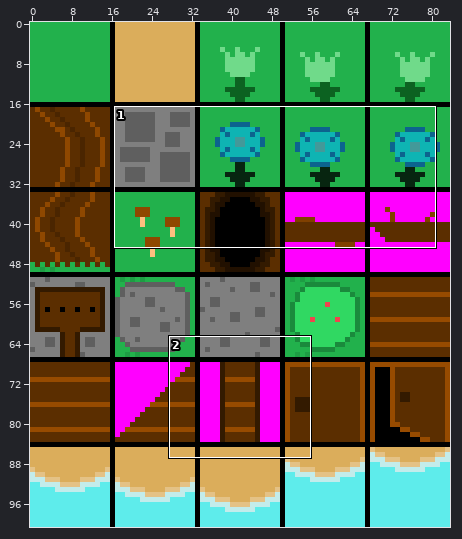
Two versions of one sprite sheet, Resources/CommonTileset.png. The first picture is a wide view before the edit; the outline marks the close-up.
Close-up. Before:
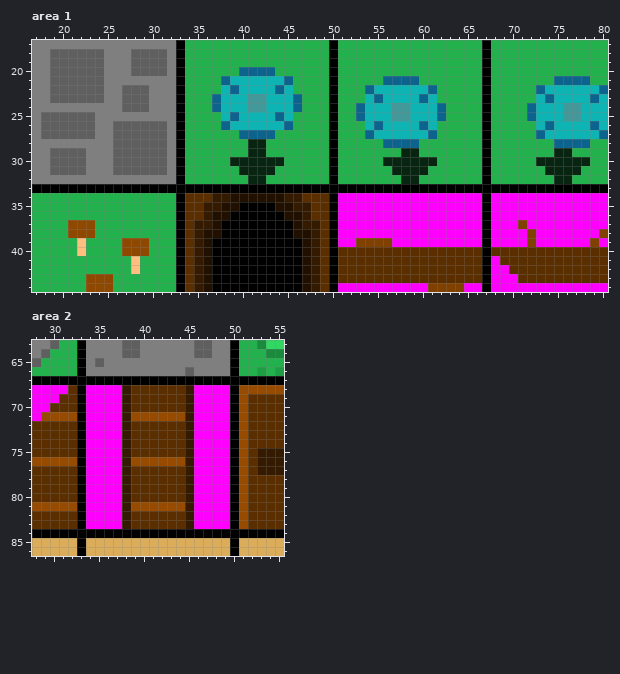
The file is 84x101 pixels. Colours within 5 levels of each other are drawn and written as one. Shown: area 1: x 17..80, y 17..44; area 2: x 28..55, y 63..86.
After the commit:
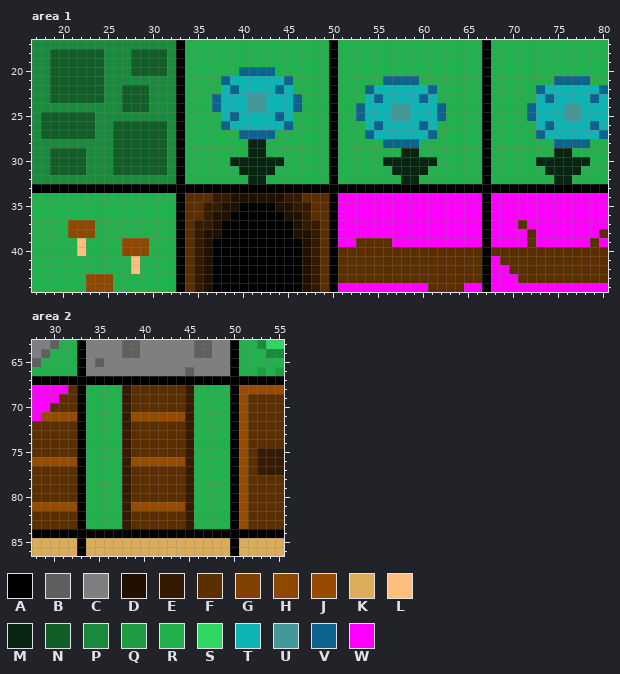
Palette (. is transparent): A #000000  B #5f5f5f  C #7f7f7f  D #211000  E #331a00  F #5b2e00  G #804000  H #8f4800  J #974b00  K #dbad5b  L #ffbf80  M #072510  N #125e29  P #1a8a3c  Q #1e9d44  R #22b14c  S #30d862  T #0eb4b3  U #439999  V #0c648e  W #ff00ff
The edit:
--- area 1
@@ x 17..34 @@
-17 CCCCCCCCCCCCCCCCAR
-18 CCBBBBBBCCCBBBBCAR
-19 CCBBBBBBCCCBBBBCAR
-20 CCBBBBBBCCCBBBBCAR
-21 CCBBBBBBCCCCCCCCAR
-22 CCBBBBBBCCBBBCCCAR
-23 CCBBBBBBCCBBBCCCAR
-24 CCCCCCCCCCBBBCCCAR
-25 CBBBBBBCCCCCCCCCAR
-26 CBBBBBBCCBBBBBBCAR
-27 CBBBBBBCCBBBBBBCAR
-28 CCCCCCCCCBBBBBBCAR
-29 CCBBBBCCCBBBBBBCAR
-30 CCBBBBCCCBBBBBBCAR
-31 CCBBBBCCCBBBBBBCAR
-32 CCCCCCCCCCCCCCCCAR
+17 PPPPPPPPPPPPPPPPAR
+18 PPNNNNNNPPPNNNNPAR
+19 PPNNNNNNPPPNNNNPAR
+20 PPNNNNNNPPPNNNNPAR
+21 PPNNNNNNPPPPPPPPAR
+22 PPNNNNNNPPNNNPPPAR
+23 PPNNNNNNPPNNNPPPAR
+24 PPPPPPPPPPNNNPPPAR
+25 PNNNNNNPPPPPPPPPAR
+26 PNNNNNNPPNNNNNNPAR
+27 PNNNNNNPPNNNNNNPAR
+28 PPPPPPPPPNNNNNNPAR
+29 PPNNNNPPPNNNNNNPAR
+30 PPNNNNPPPNNNNNNPAR
+31 PPNNNNPPPNNNNNNPAR
+32 PPPPPPPPPPPPPPPPAR
 33 AAAAAAAAAAAAAAAAAA
@@ x 51..80 @@
 36 WWWWWWWWWWWWWWWWAWWWWWWWWWWWWW
-37 WWWWWWWWWWWWWWWWAWWWGWWWWWWWWW
-38 WWWWWWWWWWWWWWWWAWWWWGWWWWWWWG
-39 WWGGGGWWWWWWWWWWAWWWWGWWWWWWGW
+37 WWWWWWWWWWWWWWWWAWWWFWWWWWWWWW
+38 WWWWWWWWWWWWWWWWAWWWWFWWWWWWWF
+39 WWFFFFWWWWWWWWWWAWWWWFWWWWWWFW
 40 FFFFFFFFFFFFFFFFAFFFFFFFFFFFFF
@@ x 59..66 @@
 43 FFFFFFFF
-44 WWGGGGWW
+44 WWFFFFWW
--- area 2
@@ x 28..55 @@
 67 AAAAAAAAAAAAAAAAAAAAAAAAAAAA
-68 WWWWFAWWWWEFFFFFFEWWWWAJJJJJ
-69 WWWFFAWWWWEFFFFFFEWWWWAJFFFF
-70 WWFFFAWWWWEFFFFFFEWWWWAJFFFF
-71 WJJJJAWWWWEJJJJJJEWWWWAJFFFF
-72 FFFFFAWWWWEFFFFFFEWWWWAJFFFF
-73 FFFFFAWWWWEFFFFFFEWWWWAJFFFF
-74 FFFFFAWWWWEFFFFFFEWWWWAJFFFF
-75 FFFFFAWWWWEFFFFFFEWWWWAJFEEE
-76 JJJJJAWWWWEJJJJJJEWWWWAJFEEE
-77 FFFFFAWWWWEFFFFFFEWWWWAJFEEE
-78 FFFFFAWWWWEFFFFFFEWWWWAJFFFF
-79 FFFFFAWWWWEFFFFFFEWWWWAJFFFF
-80 FFFFFAWWWWEFFFFFFEWWWWAJFFFF
-81 JJJJJAWWWWEJJJJJJEWWWWAJFFFF
-82 FFFFFAWWWWEFFFFFFEWWWWAJFFFF
-83 FFFFFAWWWWEFFFFFFEWWWWAJFFFF
+68 WWWWFARRRREFFFFFFERRRRAJJJJJ
+69 WWWFFARRRREFFFFFFERRRRAJFFFF
+70 WWFFFARRRREFFFFFFERRRRAJFFFF
+71 WJJJJARRRREJJJJJJERRRRAJFFFF
+72 FFFFFARRRREFFFFFFERRRRAJFFFF
+73 FFFFFARRRREFFFFFFERRRRAJFFFF
+74 FFFFFARRRREFFFFFFERRRRAJFFFF
+75 FFFFFARRRREFFFFFFERRRRAJFEEE
+76 JJJJJARRRREJJJJJJERRRRAJFEEE
+77 FFFFFARRRREFFFFFFERRRRAJFEEE
+78 FFFFFARRRREFFFFFFERRRRAJFFFF
+79 FFFFFARRRREFFFFFFERRRRAJFFFF
+80 FFFFFARRRREFFFFFFERRRRAJFFFF
+81 JJJJJARRRREJJJJJJERRRRAJFFFF
+82 FFFFFARRRREFFFFFFERRRRAJFFFF
+83 FFFFFARRRREFFFFFFERRRRAJFFFF
 84 AAAAAAAAAAAAAAAAAAAAAAAAAAAA
